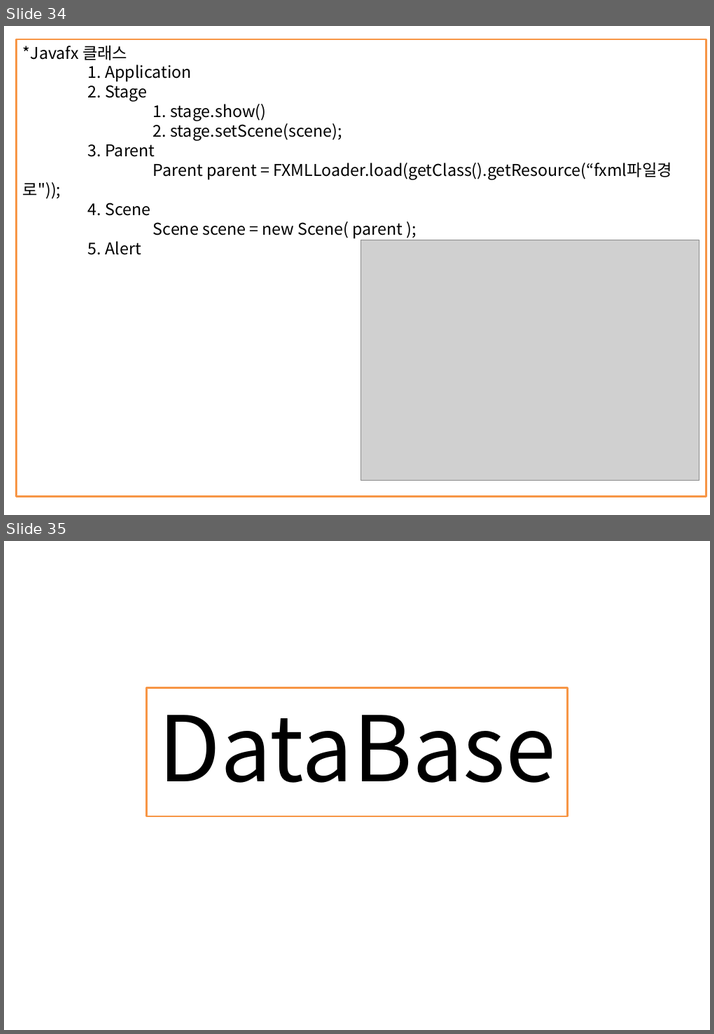
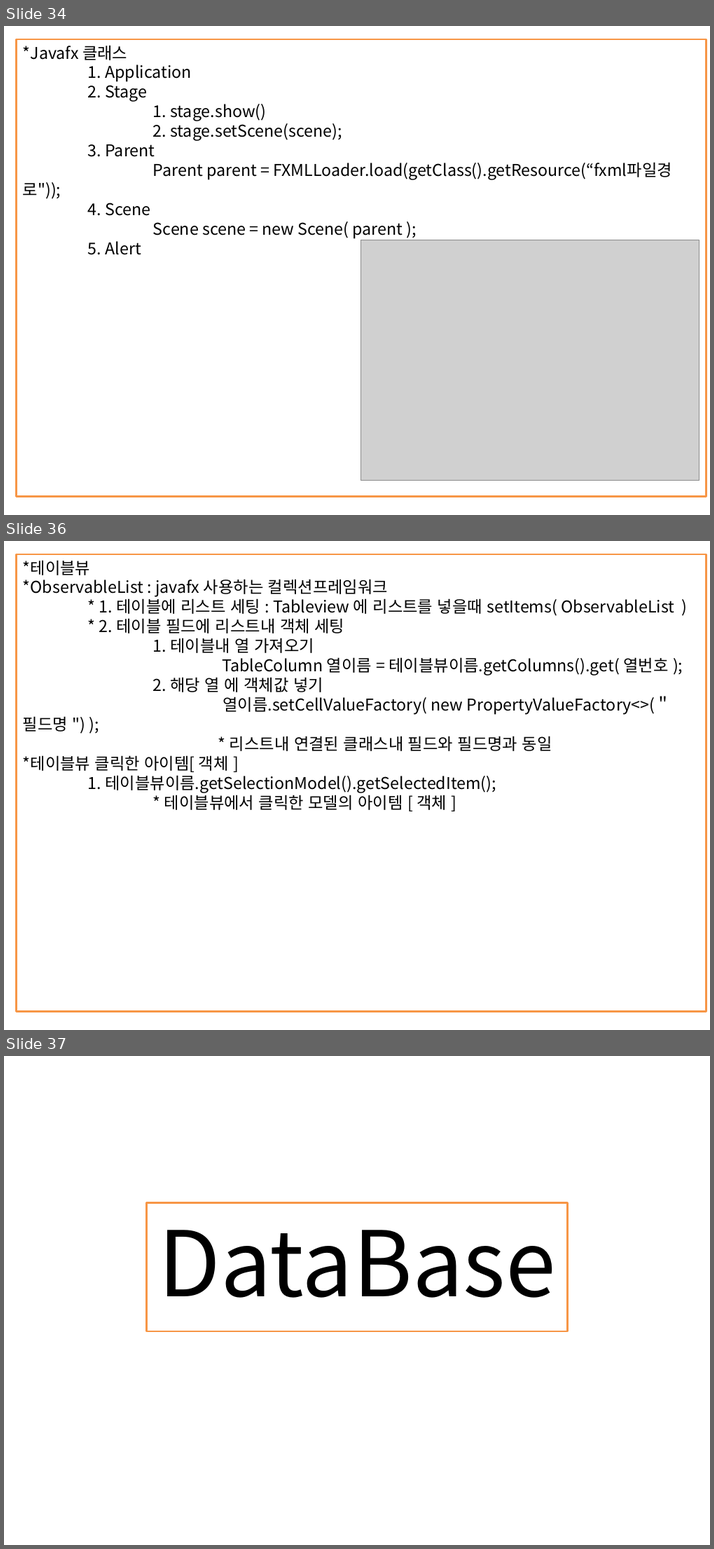
Before and after one commit to itdanja/web_ezen_1, a slide deck: java1/src/정리함/JAVA정리.pptx. Shown one above the other, each under a label of ours: slides 34 and 35 before the commit, slides 34, 36 and 37 after it; the slides between them are not shown. The pictures are 714x1034 and 714x1549 pixels, drawn with LibreOffice and Linux fonts; fonts in the diff are those of the drawing; grey boxes stand for pictures. Boxes give left, top, right and bottom in pixels: in the first picture for what was removed or moved away, otherwise in the second. Text is boxed around its words. In the diff, an @@ line names an element or a change of style, - is before the commit and + after.

```diff
--- a/java1/src/정리함/JAVA정리.pptx
+++ b/java1/src/정리함/JAVA정리.pptx
@@ slide 36 added at (x1=4, y1=541, x2=710, y2=1030), background #FFFFFF @@
@@ rectangle added at (x1=17, y1=555, x2=705, y2=1011), outline #F79646 2 pt, 18 pt, text #000000 @@
+*테이블뷰
+*ObservableList : javafx 사용하는 컬렉션프레임워크
+* 1. 테이블에 리스트 세팅 : Tableview 에 리스트를 넣을때 setItems( ObservableList )
+* 2. 테이블 필드에 리스트내 객체 세팅
+1. 테이블내 열 가져오기
+TableColumn 열이름 = 테이블뷰이름.getColumns().get( 열번호 );
+2. 해당 열 에 객체값 넣기
+열이름.setCellValueFactory( new PropertyValueFactory<>(＂필드명 ") );
+* 리스트내 연결된 클래스내 필드와 필드명과 동일
+*테이블뷰 클릭한 아이템[ 객체 ]
+1. 테이블뷰이름.getSelectionModel().getSelectedItem();
+* 테이블뷰에서 클릭한 모델의 아이템 [ 객체 ]
@@ what was slide 35 is now slide 37 @@
```
Also in this commit, not shown: 3 slides changed, 2 other slides added, 4 other files.
